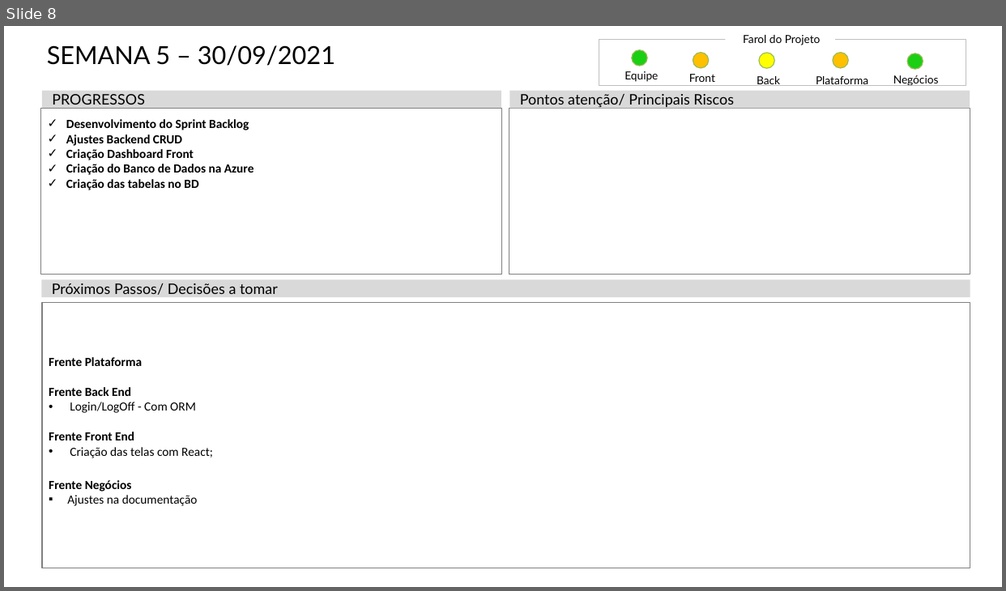
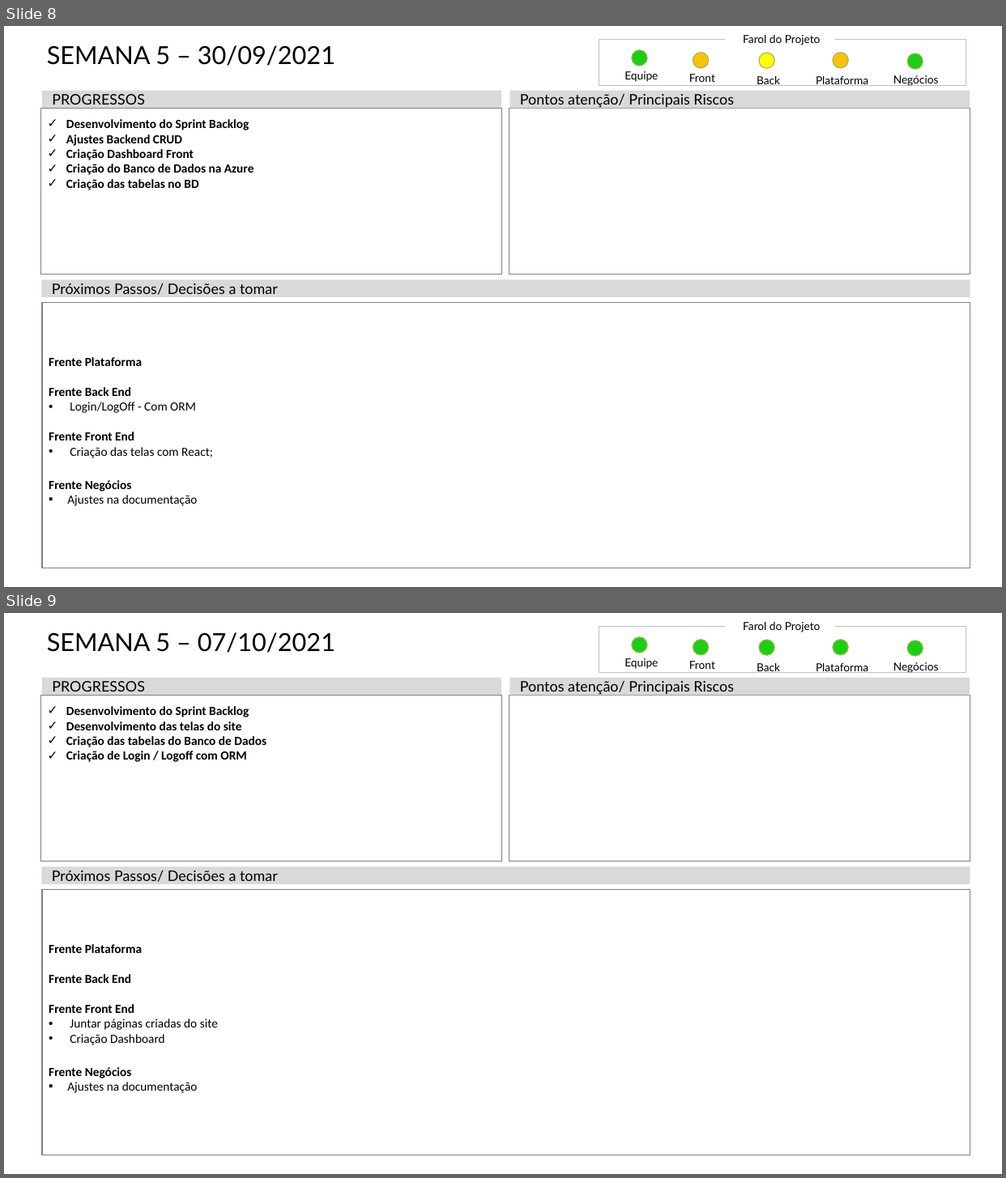
Before and after one commit to Lucassouza849/grupoPi3Semestre, a slide deck: Documentação/Status Report/Status Report - Grupo 6.pptx. Shown one above the other, each under a label of ours: slide 8 before the commit, slides 8 and 9 after it. The pictures are 1006x591 and 1006x1178 pixels, drawn with LibreOffice and Linux fonts; fonts in the diff are those of the drawing. Boxes give left, top, right and bottom in pixels: in the first picture for what was removed or moved away, otherwise in the second. Text is boxed around its words. In the diff, an @@ line names an element or a change of style, - is before the commit and + after.

```diff
--- a/Documentação/Status Report/Status Report - Grupo 6.pptx
+++ b/Documentação/Status Report/Status Report - Grupo 6.pptx
@@ slide 9 added at (x1=4, y1=613, x2=1002, y2=1174), background #FFFFFF @@
@@ title added at (x1=47, y1=632, x2=335, y2=653), 26.5 pt, text #000000 @@
+SEMANA 5 – 07/10/2021
@@ rectangle added at (x1=599, y1=627, x2=966, y2=673), outline #BFBFBF 0.5 pt @@
@@ ellipse added at (x1=632, y1=636, x2=648, y2=653), fill #1BCF13, outline #9BBB59 1 pt @@
@@ text added at (x1=743, y1=622, x2=820, y2=632), 11.8 pt, text #000000 @@
+Farol do Projeto
@@ text added at (x1=624, y1=658, x2=658, y2=669), 11.8 pt, text #000000 @@
+Equipe
@@ text added at (x1=689, y1=661, x2=715, y2=669), 11.8 pt, text #000000 @@
+Front
@@ ellipse added at (x1=693, y1=640, x2=709, y2=655), fill #1BCF13, outline #9BBB59 1 pt @@
@@ ellipse added at (x1=759, y1=640, x2=774, y2=655), fill #1BCF13, outline #9BBB59 1 pt @@
@@ ellipse added at (x1=833, y1=640, x2=849, y2=655), fill #1BCF13, outline #9BBB59 1 pt @@
@@ ellipse added at (x1=908, y1=641, x2=923, y2=656), fill #1BCF13, outline #9BBB59 1 pt @@
@@ rectangle added at (x1=42, y1=678, x2=501, y2=695), fill #D9D9D9, 15.4 pt, text #000000 @@
+PROGRESSOS
@@ rectangle added at (x1=509, y1=678, x2=970, y2=695), fill #D9D9D9, 15.4 pt, text #000000 @@
+Pontos atenção/ Principais Riscos
@@ text added at (x1=756, y1=663, x2=780, y2=673), 11.8 pt, text #000000 @@
+Back
@@ text added at (x1=816, y1=663, x2=868, y2=673), 11.8 pt, text #000000 @@
+Plataforma
@@ text added at (x1=893, y1=662, x2=939, y2=673), 11.8 pt, text #000000 @@
+Negócios
@@ rectangle added at (x1=40, y1=695, x2=501, y2=862), outline #808080 1 pt, 13.2 pt, text #000000, bold @@
+✓ Desenvolvimento do Sprint Backlog
+✓ Desenvolvimento das telas do site
+✓ Criação das tabelas do Banco de Dados
+✓ Criação de Login / Logoff com ORM
@@ rectangle added at (x1=509, y1=695, x2=970, y2=862), outline #808080 1 pt @@
@@ rectangle added at (x1=42, y1=867, x2=970, y2=884), fill #D9D9D9, 15.4 pt, text #000000 @@
+Próximos Passos/ Decisões a tomar
@@ rectangle added at (x1=42, y1=890, x2=970, y2=1156), outline #808080 1 pt, 13.2 pt, text #000000 @@
+  Frente Plataforma
+  Frente Back End
+  Frente Front End
+  • Juntar páginas criadas do site
+  • Criação Dashboard
+  Frente Negócios
+  ▪ Ajustes na documentação
```
Also in this commit, not shown: 8 other files.
